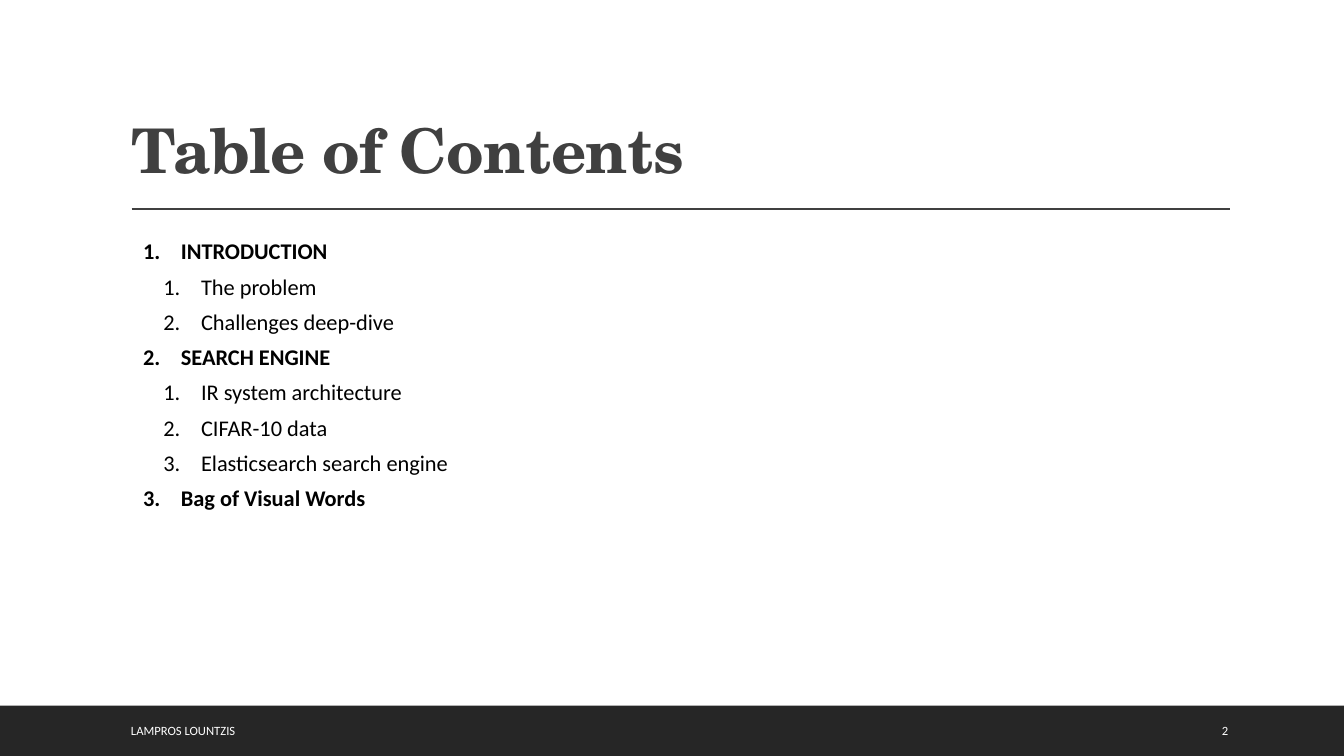
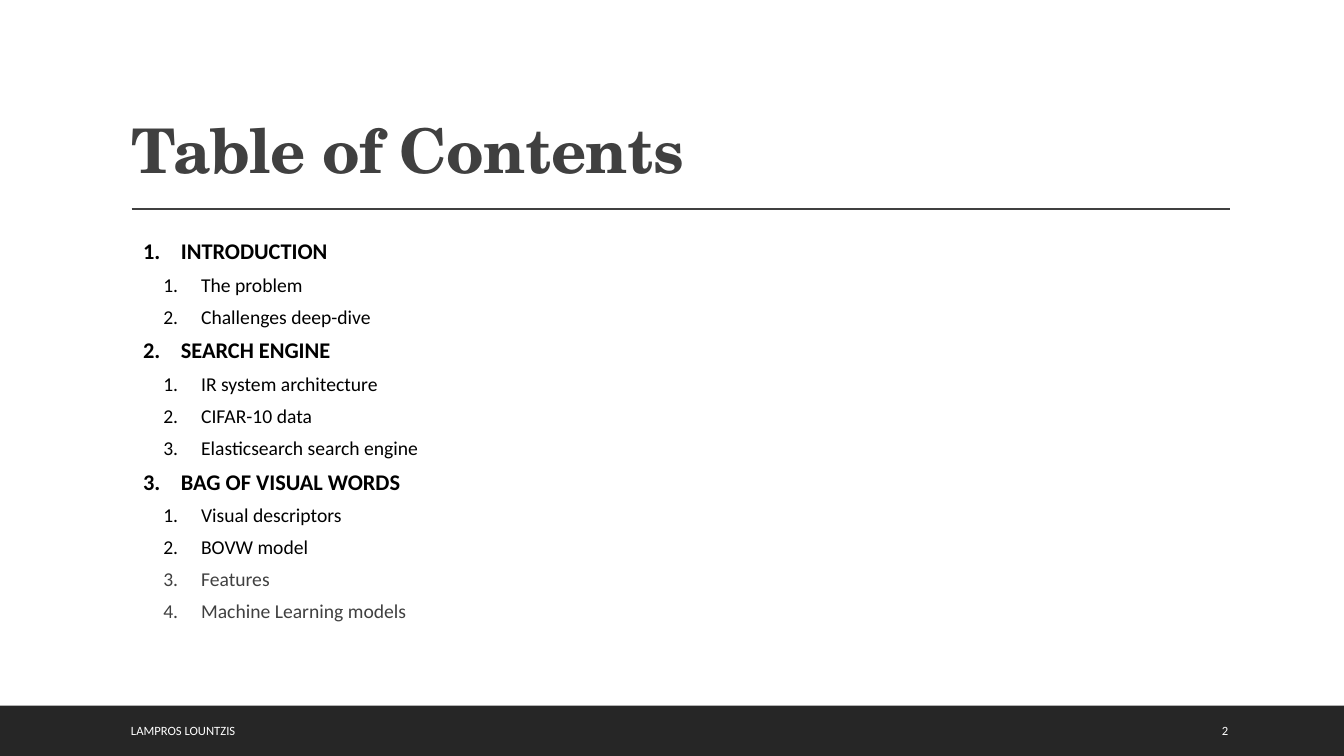
Before and after one commit to annamykcode/cbir-deep-learning, a slide deck: slide 2 of report/report.pptx. Drawn at 1344x756 pixels with LibreOffice and Linux fonts; fonts in the diff are those of the drawing. Boxes give left, top, right and bottom in pixels: in the first picture for what was removed or moved away, otherwise in the second. Text is boxed around its words. In the diff, an @@ line names an element or a change of style, - is before the commit and + after.

Commit message:
added bovw to report

```diff
--- a/report/report.pptx
+++ b/report/report.pptx
@@ text at <box>201,278,418,459</box>: size 16 to 14 pt in "The problem", "Challenges deep-dive", "IR system architecture", "CIFAR-10 data" and 1 more places @@
@@ text at <box>181,475,406,622</box>: text changed; size 16 to 14 pt; bold off @@
-  3. Bag of Visual Words
+  3. BAG OF VISUAL WORDS
+    1. Visual descriptors
+    2. BOVW model
+    3. Features
+    4. Machine Learning models
```
Also in this commit, not shown: 14 slides added, 11 other files.
